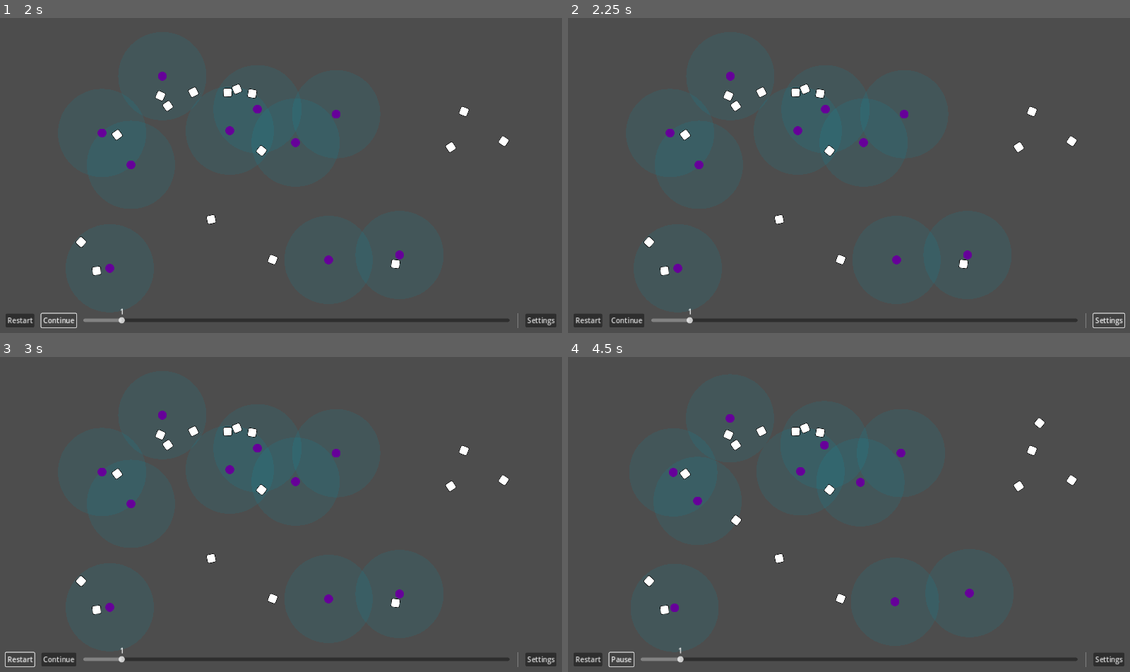
Above: before the commit, frames 1-4 (two rows, left to right).
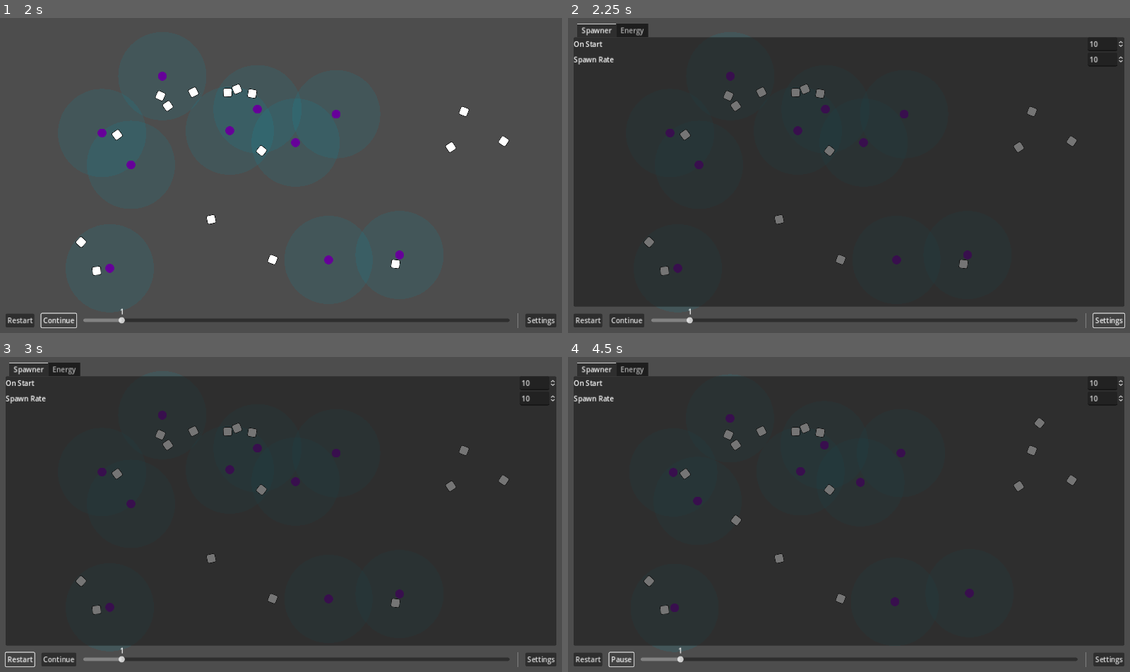
Above: after the commit, the same moments.

Repository: wivest/Natural-Selection
Game: Godot game, scene res://main.tscn
Same seed, same stepped clock (60 frames per second), same inputs: the game is played once before the commit and once after it.
Inputs:
- Up to frame 1 (2 s): click "Restart" at 0.5 s; click "Pause" at 1.25 s
- Up to frame 2 (2.25 s): click "Settings" at 2 s
- Up to frame 3 (3 s): click "Restart" at 2.75 s
- Up to frame 4 (4.5 s): click "Restart" at 3.5 s; click "Continue" at 4.25 s

Frame 1 is identical in both runs. In frame 2, 84% of the frame differs, in the area x 1-99%, y 1-92%; in frame 3, 84%; in frame 4, 84%.

Commit message:
feat: bind Settings button to action

Diff:
--- a/ui/bar/bar.tscn
+++ b/ui/bar/bar.tscn
@@ -1,14 +1,21 @@
-[gd_scene load_steps=6 format=3 uid="uid://b6hsim7etwda0"]
+[gd_scene load_steps=9 format=3 uid="uid://b6hsim7etwda0"]
 
 [ext_resource type="Script" path="res://ui/bar/nodes/pause.gd" id="1_2hn0v"]
 [ext_resource type="Script" path="res://ui/bar/nodes/restart.gd" id="1_td8p0"]
 [ext_resource type="PackedScene" uid="uid://df6hmjm8x6q3w" path="res://ui/slider/slider.tscn" id="3_vjxlf"]
+[ext_resource type="Script" path="res://ui/bar/nodes/settings.gd" id="4_tfklx"]
 
 [sub_resource type="InputEventAction" id="InputEventAction_3ch4k"]
 action = &"restart"
 
 [sub_resource type="Shortcut" id="Shortcut_066hv"]
 events = [SubResource("InputEventAction_3ch4k")]
+
+[sub_resource type="InputEventAction" id="InputEventAction_w6dmb"]
+action = &"open_settings"
+
+[sub_resource type="Shortcut" id="Shortcut_thara"]
+events = [SubResource("InputEventAction_w6dmb")]
 
 [node name="Bar" type="HBoxContainer"]
 anchors_preset = 14
@@ -46,7 +53,9 @@
 
 [node name="Settings" type="Button" parent="."]
 layout_mode = 2
+shortcut = SubResource("Shortcut_thara")
 text = "Settings"
+script = ExtResource("4_tfklx")
 
 [connection signal="pressed" from="Restart" to="Restart" method="_on_pressed"]
 [connection signal="pressed" from="Pause" to="Pause" method="_on_pressed"]
--- /dev/null
+++ b/ui/bar/nodes/settings.gd
@@ -0,0 +1,9 @@
+extends Button
+
+func _ready():
+	pressed.connect(_on_pressed)
+
+func _on_pressed():
+	var event: InputEventAction = shortcut.events[0]
+	Input.action_press(event.action)
+	Input.action_release(event.action)
